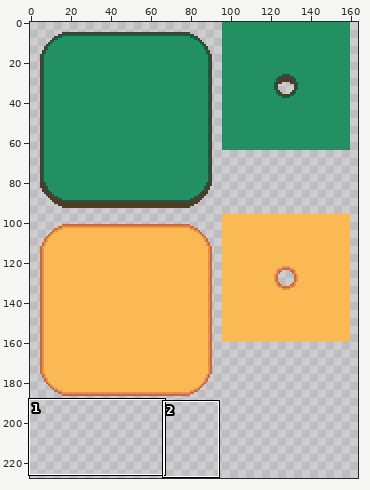
Edited in one commit: pixel-art file (assets/tilemap.aseprite). Above: a wide view before the commit, with the close-up outlined.
Close-up. As it was:
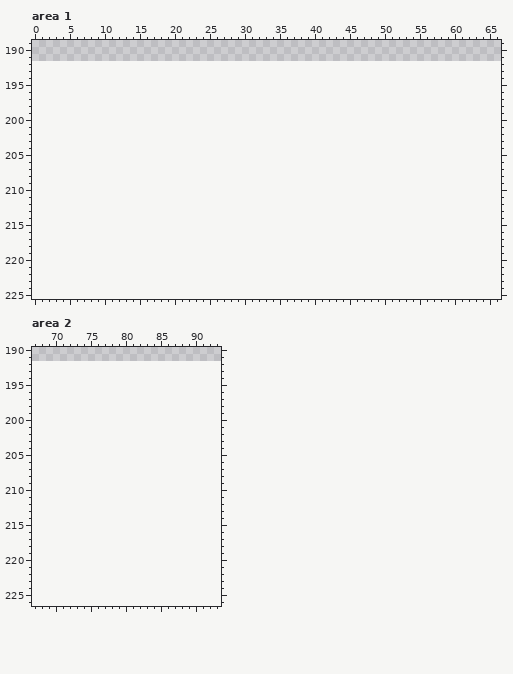
192x192 pixels, 1 frame. Shown: area 1: x 0..66, y 189..225; area 2: x 67..93, y 190..226. The old version is drawn lined up with the new one, on the new canvas. The wide view leaves out empty margins.
Once edited:
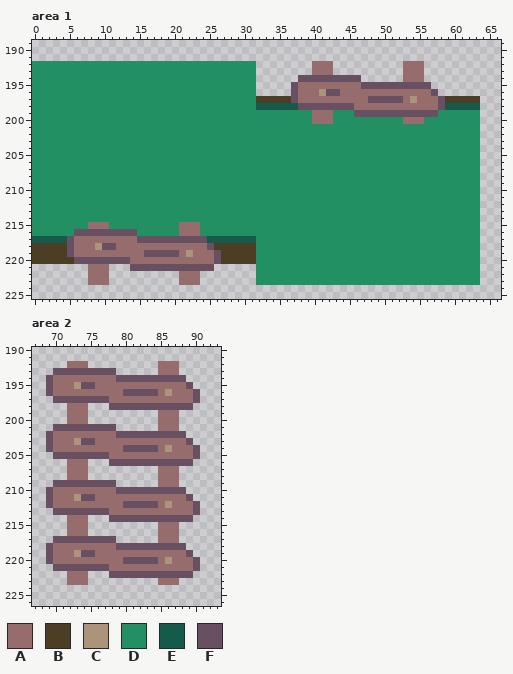
Palette (. is transparent): A #966c6c  B #4c3e24  C #ab947a  D #239063  E #165a4c  F #694f62
Edits made:
canvas 192x192 -> 192x256
Changed rows in their new state; - is an unchanged pixel.
Area 1:
first column x 0:
192 DDDDDDDDDDDDDDDDDDDDDDDDDDDDDDDD--------AAA----------AAA--------
193 DDDDDDDDDDDDDDDDDDDDDDDDDDDDDDDD--------AAA----------AAA--------
194 DDDDDDDDDDDDDDDDDDDDDDDDDDDDDDDD------FFFFFFFFF------AAA--------
195 DDDDDDDDDDDDDDDDDDDDDDDDDDDDDDDD-----FAAAAAAAAAFFFFFFFFFF-------
196 DDDDDDDDDDDDDDDDDDDDDDDDDDDDDDDD-----FAAACFFAAAAAAAAAAAAAF------
197 DDDDDDDDDDDDDDDDDDDDDDDDDDDDDDDDBBBBBFAAAAAAAAAAFFFFFACAAAFBBBBB
198 DDDDDDDDDDDDDDDDDDDDDDDDDDDDDDDDEEEEEEFFFFFFFFAAAAAAAAAAAAFEEEEE
199 DDDDDDDDDDDDDDDDDDDDDDDDDDDDDDDDDDDDDDDDAAADDDFFFFFFFFFFFFDDDDDD
200 DDDDDDDDDDDDDDDDDDDDDDDDDDDDDDDDDDDDDDDDAAADDDDDDDDDDAAADDDDDDDD
201 DDDDDDDDDDDDDDDDDDDDDDDDDDDDDDDDDDDDDDDDDDDDDDDDDDDDDDDDDDDDDDDD
202 DDDDDDDDDDDDDDDDDDDDDDDDDDDDDDDDDDDDDDDDDDDDDDDDDDDDDDDDDDDDDDDD
203 DDDDDDDDDDDDDDDDDDDDDDDDDDDDDDDDDDDDDDDDDDDDDDDDDDDDDDDDDDDDDDDD
204 DDDDDDDDDDDDDDDDDDDDDDDDDDDDDDDDDDDDDDDDDDDDDDDDDDDDDDDDDDDDDDDD
205 DDDDDDDDDDDDDDDDDDDDDDDDDDDDDDDDDDDDDDDDDDDDDDDDDDDDDDDDDDDDDDDD
206 DDDDDDDDDDDDDDDDDDDDDDDDDDDDDDDDDDDDDDDDDDDDDDDDDDDDDDDDDDDDDDDD
207 DDDDDDDDDDDDDDDDDDDDDDDDDDDDDDDDDDDDDDDDDDDDDDDDDDDDDDDDDDDDDDDD
208 DDDDDDDDDDDDDDDDDDDDDDDDDDDDDDDDDDDDDDDDDDDDDDDDDDDDDDDDDDDDDDDD
209 DDDDDDDDDDDDDDDDDDDDDDDDDDDDDDDDDDDDDDDDDDDDDDDDDDDDDDDDDDDDDDDD
210 DDDDDDDDDDDDDDDDDDDDDDDDDDDDDDDDDDDDDDDDDDDDDDDDDDDDDDDDDDDDDDDD
211 DDDDDDDDDDDDDDDDDDDDDDDDDDDDDDDDDDDDDDDDDDDDDDDDDDDDDDDDDDDDDDDD
212 DDDDDDDDDDDDDDDDDDDDDDDDDDDDDDDDDDDDDDDDDDDDDDDDDDDDDDDDDDDDDDDD
213 DDDDDDDDDDDDDDDDDDDDDDDDDDDDDDDDDDDDDDDDDDDDDDDDDDDDDDDDDDDDDDDD
214 DDDDDDDDDDDDDDDDDDDDDDDDDDDDDDDDDDDDDDDDDDDDDDDDDDDDDDDDDDDDDDDD
215 DDDDDDDDAAADDDDDDDDDDAAADDDDDDDDDDDDDDDDDDDDDDDDDDDDDDDDDDDDDDDD
216 DDDDDDFFFFFFFFFDDDDDDAAADDDDDDDDDDDDDDDDDDDDDDDDDDDDDDDDDDDDDDDD
217 EEEEEFAAAAAAAAAFFFFFFFFFFEEEEEEEDDDDDDDDDDDDDDDDDDDDDDDDDDDDDDDD
218 BBBBBFAAACFFAAAAAAAAAAAAAFBBBBBBDDDDDDDDDDDDDDDDDDDDDDDDDDDDDDDD
219 BBBBBFAAAAAAAAAAFFFFFACAAAFBBBBBDDDDDDDDDDDDDDDDDDDDDDDDDDDDDDDD
220 BBBBBBFFFFFFFFAAAAAAAAAAAAFBBBBBDDDDDDDDDDDDDDDDDDDDDDDDDDDDDDDD
221 --------AAA---FFFFFFFFFFFF------DDDDDDDDDDDDDDDDDDDDDDDDDDDDDDDD
222 --------AAA----------AAA--------DDDDDDDDDDDDDDDDDDDDDDDDDDDDDDDD
223 --------AAA----------AAA--------DDDDDDDDDDDDDDDDDDDDDDDDDDDDDDDD
Area 2:
first column x 69:
192 ---AAA----------AAA---
193 -FFFFFFFFF------AAA---
194 FAAAAAAAAAFFFFFFFFFF--
195 FAAACFFAAAAAAAAAAAAAF-
196 FAAAAAAAAAAFFFFFACAAAF
197 -FFFFFFFFAAAAAAAAAAAAF
198 ---AAA---FFFFFFFFFFFF-
199 ---AAA----------AAA---
200 ---AAA----------AAA---
201 -FFFFFFFFF------AAA---
202 FAAAAAAAAAFFFFFFFFFF--
203 FAAACFFAAAAAAAAAAAAAF-
204 FAAAAAAAAAAFFFFFACAAAF
205 -FFFFFFFFAAAAAAAAAAAAF
206 ---AAA---FFFFFFFFFFFF-
207 ---AAA----------AAA---
208 ---AAA----------AAA---
209 -FFFFFFFFF------AAA---
210 FAAAAAAAAAFFFFFFFFFF--
211 FAAACFFAAAAAAAAAAAAAF-
212 FAAAAAAAAAAFFFFFACAAAF
213 -FFFFFFFFAAAAAAAAAAAAF
214 ---AAA---FFFFFFFFFFFF-
215 ---AAA----------AAA---
216 ---AAA----------AAA---
217 -FFFFFFFFF------AAA---
218 FAAAAAAAAAFFFFFFFFFF--
219 FAAACFFAAAAAAAAAAAAAF-
220 FAAAAAAAAAAFFFFFACAAAF
221 -FFFFFFFFAAAAAAAAAAAAF
222 ---AAA---FFFFFFFFFFFF-
223 ---AAA----------AAA---
